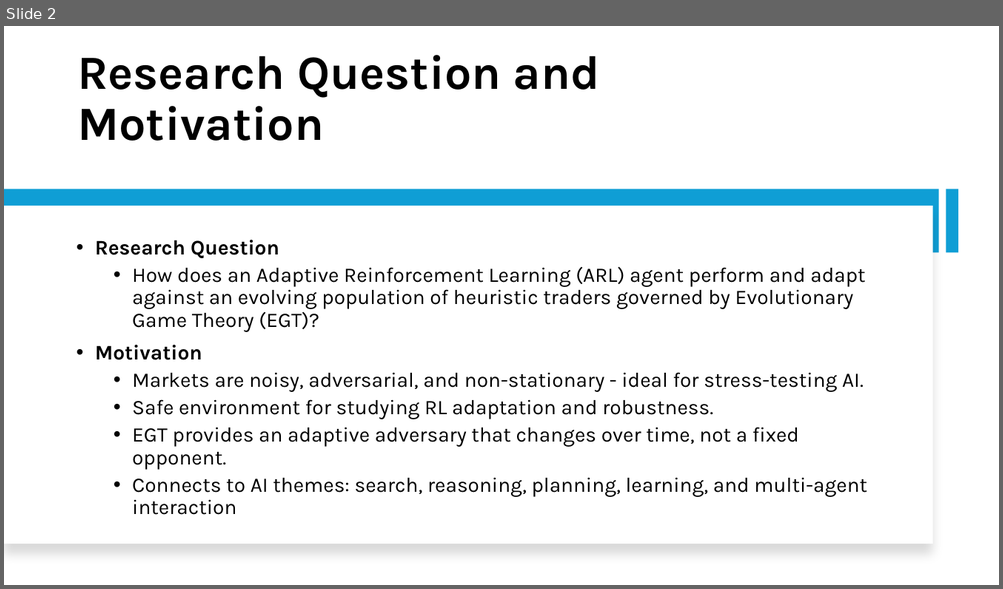
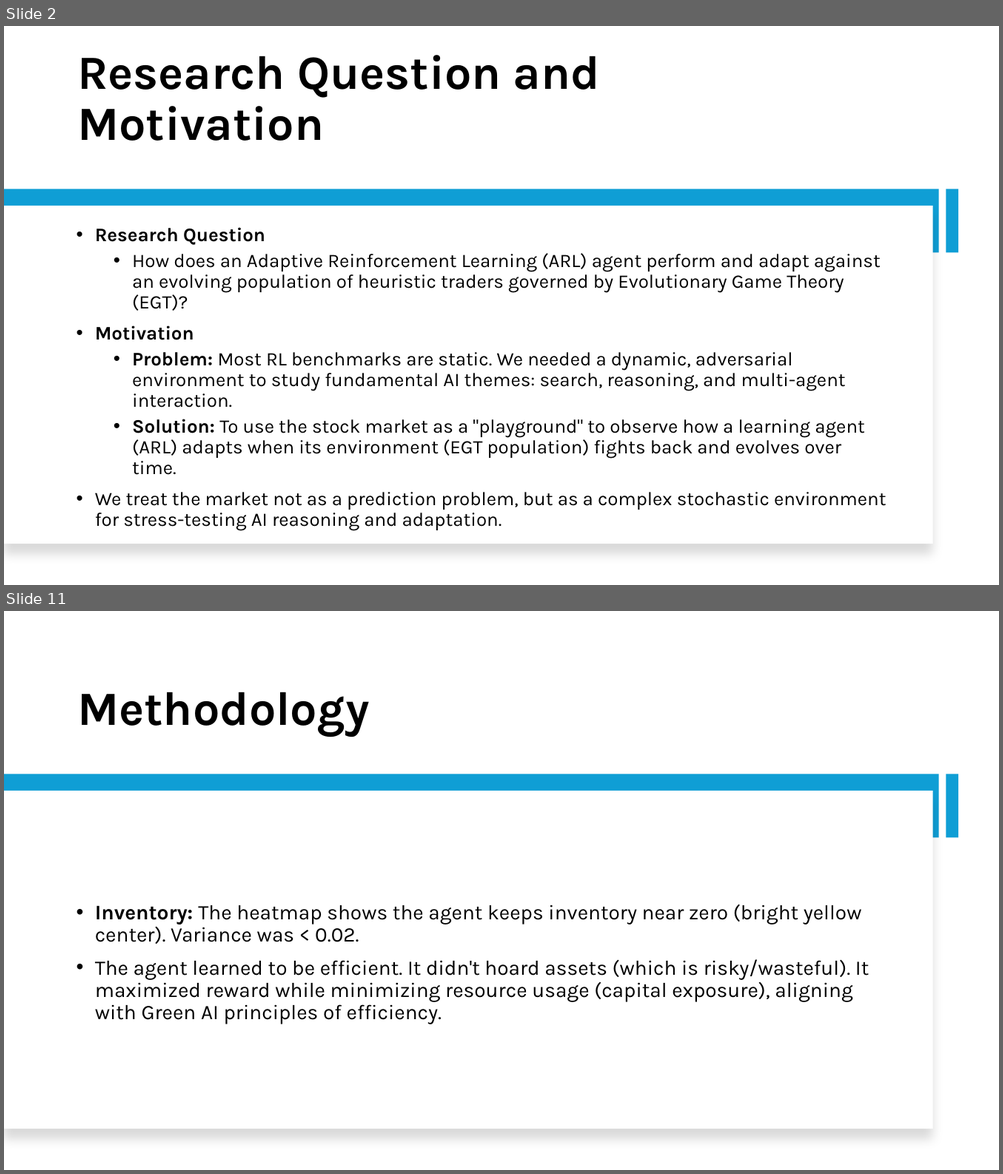
Before and after one commit to Srithwak/Coevolutionary_ARL_vs_EGT_agents_research, a slide deck: presentation.pptx. Shown one above the other, each under a label of ours: slide 2 before the commit, slides 2 and 11 after it; the slides between them are not shown. The pictures are 1003x589 and 1003x1174 pixels, drawn with LibreOffice and Linux fonts; fonts in the diff are those of the drawing. Boxes give left, top, right and bottom in pixels: in the first picture for what was removed or moved away, otherwise in the second. Text is boxed around its words. In the diff, an @@ line names an element or a change of style, - is before the commit and + after.

```diff
--- a/presentation.pptx
+++ b/presentation.pptx
@@ slide 11 added at (4, 611, 999, 1170), background #FFFFFF @@
@@ title added at (77, 692, 369, 737), 46 pt, text #000000, bold @@
+Methodology
@@ rectangle added at (4, 775, 939, 838), fill #0F9ED5 @@
@@ rectangle added at (945, 775, 959, 838), fill #0F9ED5 @@
@@ rectangle added at (4, 791, 933, 1130), fill #FFFFFF @@
@@ text added at (95, 904, 868, 1025), 20 pt, text #000000 @@
+• Inventory: The heatmap shows the agent keeps inventory near zero (bright yellow center). Variance was < 0.02.
+• The agent learned to be efficient. It didn't hoard assets (which is risky/wasteful). It maximized reward while minimizing resource usage (capital exposure), aligning with Green AI principles of efficiency.
@@ slide 2 changed as well @@
@@ text at (95, 227, 880, 340): size 20 to 18.5 pt in "Research Question", "How does an Adaptive Reinforcement Learning (ARL) ...", "Motivation" @@
@@ text at (95, 352, 886, 531): text changed; size 20 to 18.5 pt @@
-  • Markets are noisy, adversarial, and non-stationary - ideal for stress-testing AI.
-  • Safe environment for studying RL adaptation and robustness.
-  • EGT provides an adaptive adversary that changes over time, not a fixed opponent.
-  • Connects to AI themes: search, reasoning, planning, learning, and multi-agent interaction
+  • Problem: Most RL benchmarks are static. We needed a dynamic, adversarial environment to study fundamental AI themes: search, reasoning, and multi-agent interaction.
+  • Solution: To use the stock market as a "playground" to observe how a learning agent (ARL) adapts when its environment (EGT population) fights back and evolves over time.
+• We treat the market not as a prediction problem, but as a complex stochastic environment for stress-testing AI reasoning and adaptation.
```
Also in this commit, not shown: 4 other slides changed, 8 other slides added, 9 slides removed, 52 other files.
